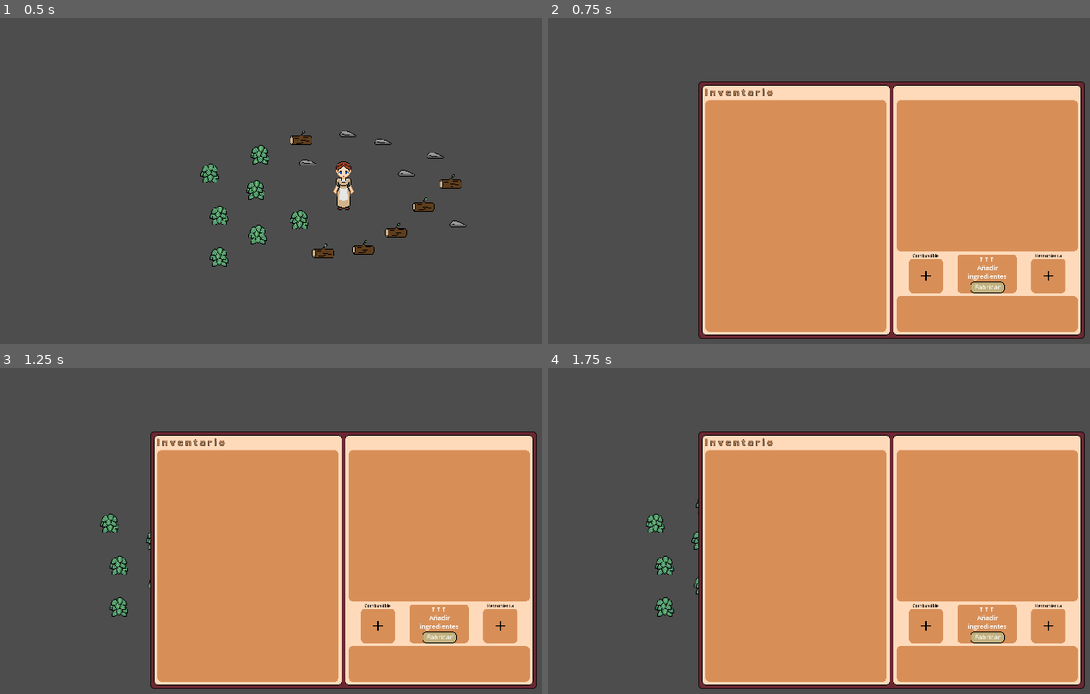
Above: before the commit, frames 1-4 (two rows, left to right).
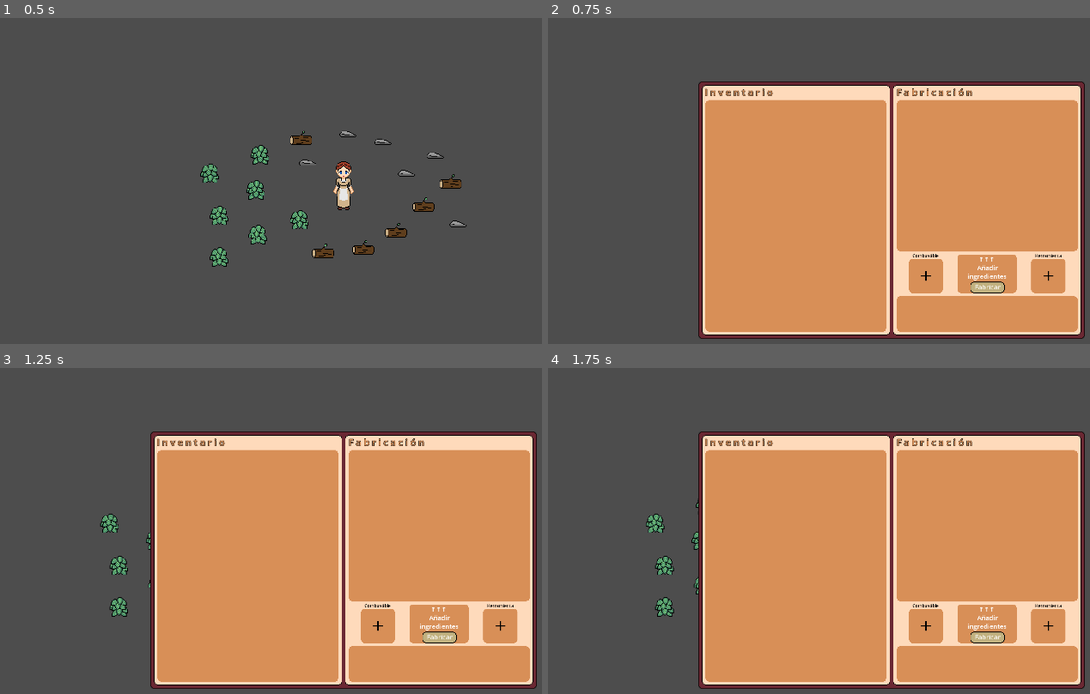
Above: after the commit, the same moments.

Repository: MarcosGomez66/isla_solitaria
Game: Godot game, scene res://main/testscene.tscn
Two runs of this game, one before a commit and one after it. Both use one fixed random seed, a clock stepped at 60 frames per second and the inputs below.
Inputs (mouse positions are in pixels of both pictures, inside the frame that each line leads up to):
- Up to frame 1 (0.5 s): no input
- Up to frame 2 (0.75 s): tap Enter at 0.5 s; hold D (move_right) from 0.53 s (still down); hold R (craft) from 0.53 s (still down)
- Up to frame 3 (1.25 s): keep holding D (move_right); keep holding R (craft)
- Up to frame 4 (1.75 s): release D (move_right) at 1.25 s; release R (craft) at 1.25 s; click (927, 625) at 1.27 s

Frame 1 is identical in both runs. In frame 2, 0.2% of the frame differs, in the area x 64-79%, y 21-24%; in frame 3, 0.2%; in frame 4, 0.2%.

Commit message:
añadir codigo para el control de la fabricacion

Diff:
--- a/inventory_craft.gd
+++ b/inventory_craft.gd
@@ -211,6 +211,7 @@
 	return true
 
 func fuel_contoller(out):
+	#por el momento solo retornar el estado
 	if out['meta']['fuel_req'] == 'none':
 		return 'done'
 	return 'missing'
--- a/main/inventory_craft.tscn
+++ b/main/inventory_craft.tscn
@@ -85,6 +85,18 @@
 autowrap_mode = 2
 clip_text = true
 
+[node name="InvTitle2" type="Label" parent="Panel"]
+custom_minimum_size = Vector2(253, 18)
+layout_mode = 0
+offset_left = 277.0
+offset_top = 6.0
+offset_right = 530.0001
+offset_bottom = 24.0
+text = "F a b r i c a c i ó n"
+label_settings = SubResource("LabelSettings_pgaex")
+autowrap_mode = 2
+clip_text = true
+
 [node name="InvScroll" type="ScrollContainer" parent="Panel"]
 custom_minimum_size = Vector2(253, 324)
 layout_mode = 0
@@ -153,6 +165,7 @@
 clip_text = true
 
 [node name="OutItem" type="VBoxContainer" parent="Panel"]
+custom_minimum_size = Vector2(253, 50)
 layout_mode = 0
 offset_left = 277.0
 offset_top = 300.0
Not shown, changed: assets/iconos_inventory_hands.kra
Not shown, changed: assets/iconos_inventory_hands.kra~
Not shown, changed: assets/iconos_inventory_resource.kra
Not shown, changed: assets/iconos_inventory_resource.kra~
